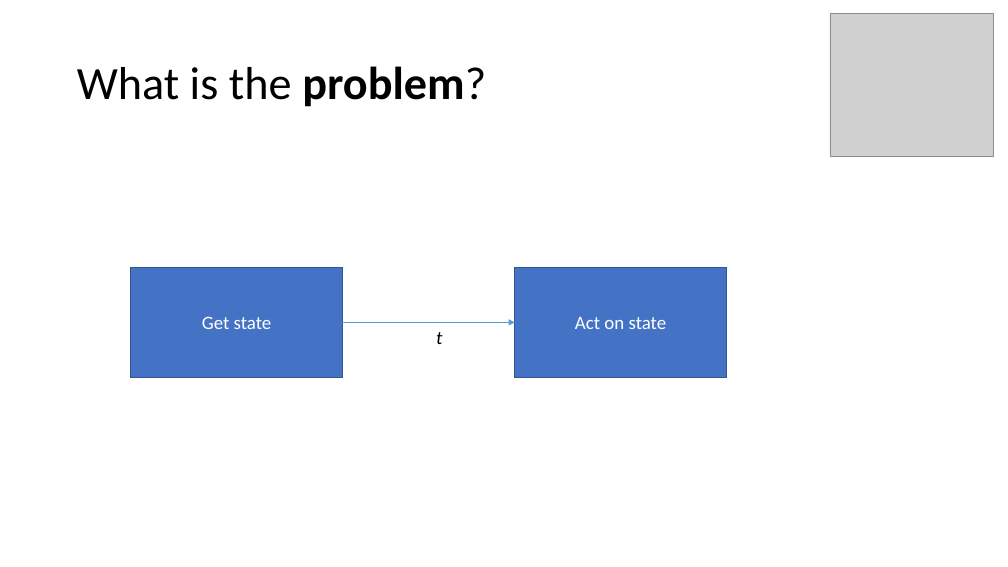
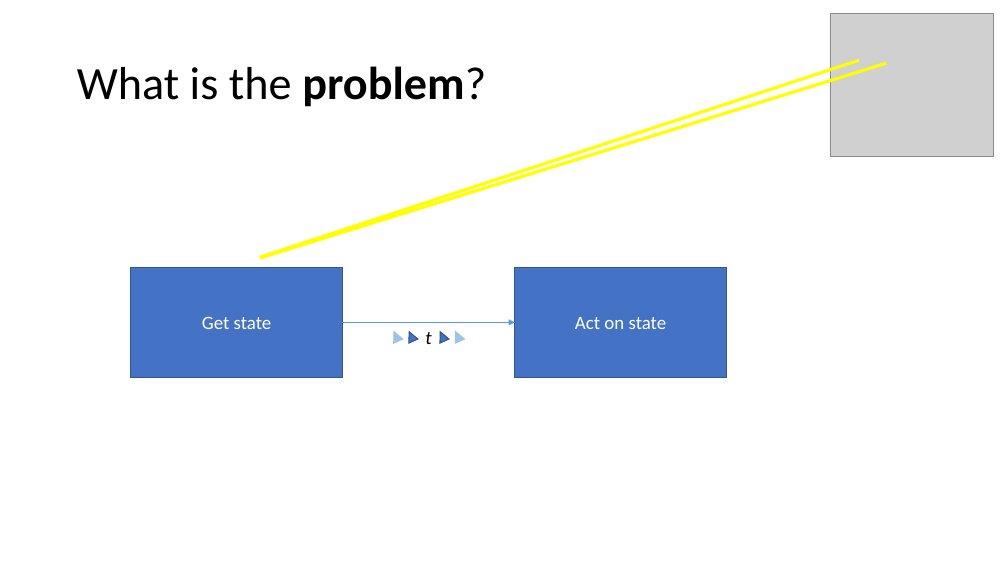
Before and after one commit to MerrionComputing/Presentations, a slide deck: slide 2 of Taming the Concurrency Crocodile.pptx. Drawn at 1008x567 pixels with LibreOffice and Linux fonts; fonts in the diff are those of the drawing; grey boxes stand for pictures. Boxes give left, top, right and bottom in pixels: in the first picture for what was removed or moved away, otherwise in the second. Text is boxed around its words. In the diff, an @@ line names an element or a change of style, - is before the commit and + after.

```diff
--- a/Taming the Concurrency Crocodile.pptx
+++ b/Taming the Concurrency Crocodile.pptx
@@ line added from (859, 60) to (260, 257), #FFFF00 3 pt @@
@@ line added from (886, 64) to (260, 258), #FFFF00 3 pt @@
@@ text "t" moved from (x1=436, y1=332, x2=442, y2=344) to (x1=425, y1=332, x2=431, y2=344) @@
@@ triangle added at (x1=389, y1=330, x2=402, y2=343), fill #9DC3E6, outline #9DC3E6 1 pt @@
@@ triangle added at (x1=404, y1=330, x2=417, y2=343), fill #4472C4, outline #325491 1 pt @@
@@ triangle added at (x1=436, y1=330, x2=449, y2=343), fill #4472C4, outline #325491 1 pt @@
@@ triangle added at (x1=451, y1=330, x2=464, y2=343), fill #9DC3E6, outline #9DC3E6 1 pt @@
```
Also in this commit, not shown: 5 other slides changed.
